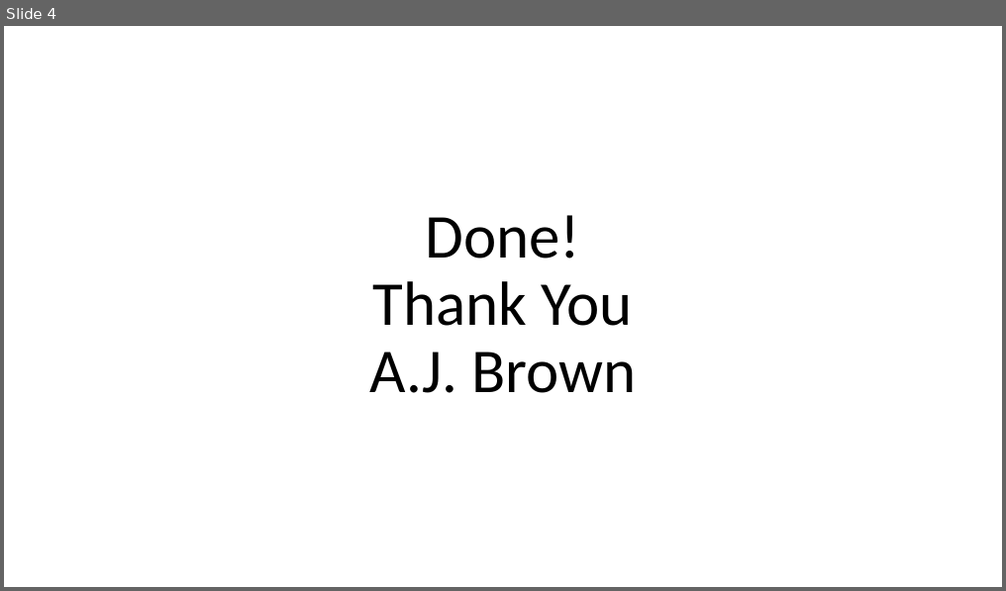
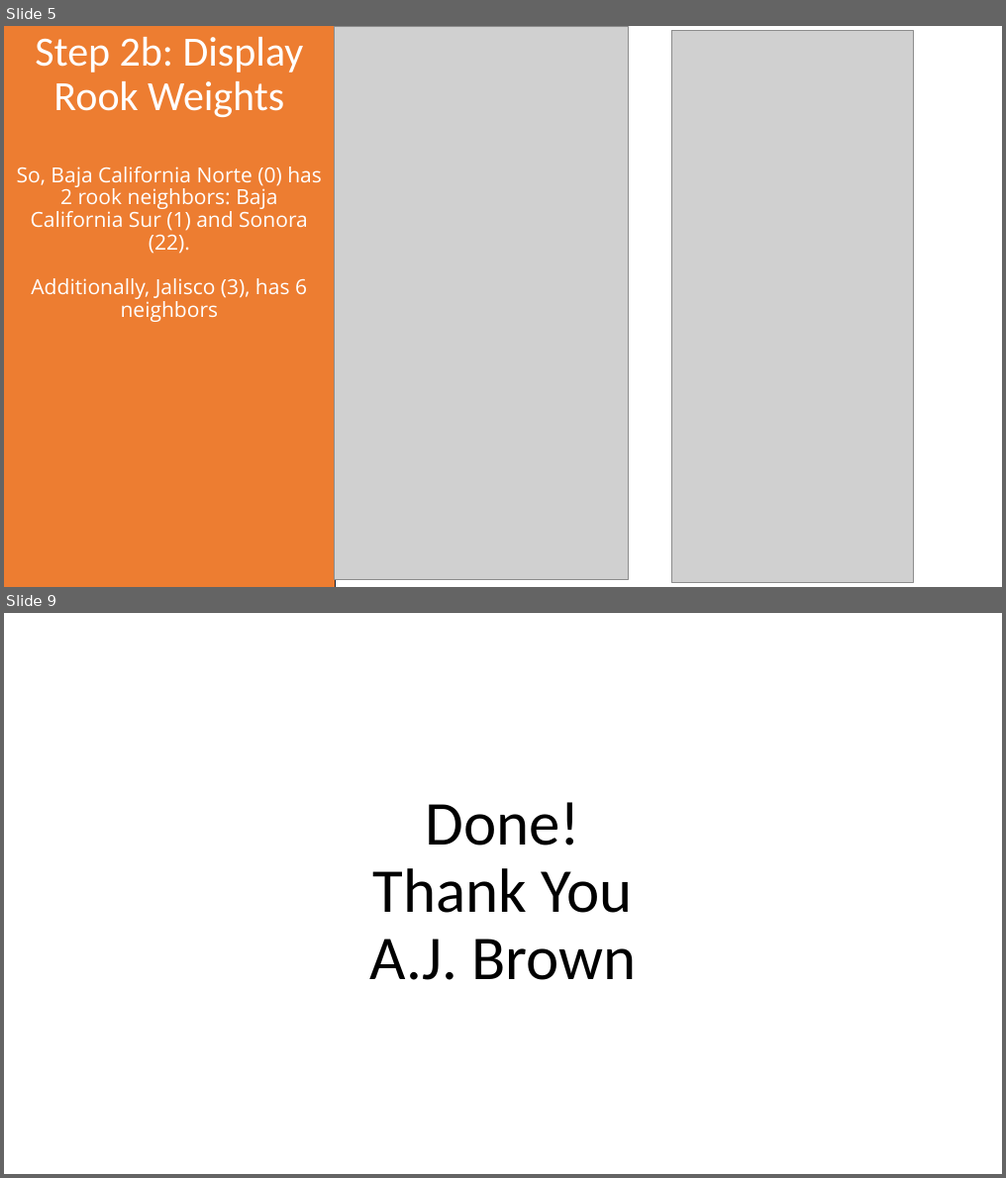
Before and after one commit to ansleybrown1337/WR514-GIS-Exercises, a slide deck: Exercise-7/Exercise-7_AJB.pptx. Shown one above the other, each under a label of ours: slide 4 before the commit, slides 5 and 9 after it; the slides between them are not shown. The pictures are 1006x591 and 1006x1178 pixels, drawn with LibreOffice and Linux fonts; fonts in the diff are those of the drawing; grey boxes stand for pictures. Boxes give left, top, right and bottom in pixels: in the first picture for what was removed or moved away, otherwise in the second. Text is boxed around its words. In the diff, an @@ line names an element or a change of style, - is before the commit and + after.

```diff
--- a/Exercise-7/Exercise-7_AJB.pptx
+++ b/Exercise-7/Exercise-7_AJB.pptx
@@ slide 5 added at (x1=4, y1=26, x2=1002, y2=587), background #FFFFFF @@
@@ rectangle added at (x1=4, y1=26, x2=335, y2=587), fill gradient #000000 to #2F5597 @@
@@ title added at (x1=4, y1=26, x2=335, y2=587), fill #ED7D31, 20 pt, text #FFFFFF @@
+Step 2b: Display Rook Weights
+So, Baja California Norte (0) has 2 rook neighbors: Baja California Sur (1) and Sonora (22).
+Additionally, Jalisco (3), has 6 neighbors
@@ rectangle added at (x1=42, y1=26, x2=335, y2=587), fill gradient #000000 to #5B9BD5 @@
@@ picture added at (x1=335, y1=26, x2=629, y2=580) @@
@@ picture added at (x1=671, y1=31, x2=913, y2=583) @@
@@ rectangle added at (x1=4, y1=231, x2=335, y2=587), fill gradient #4472C4 to #203864 @@
@@ what was slide 4 is now slide 9 @@
```
Also in this commit, not shown: 2 slides changed, 5 other slides added, 1 slide removed, 17 other files.
